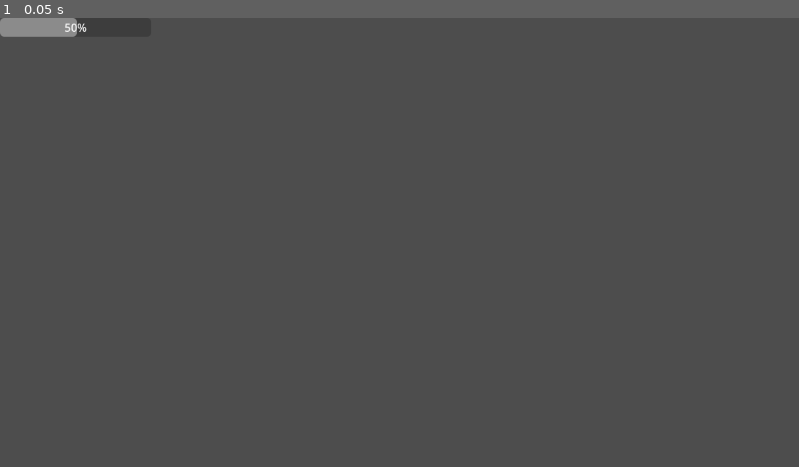
Above: before the commit, frame 1.
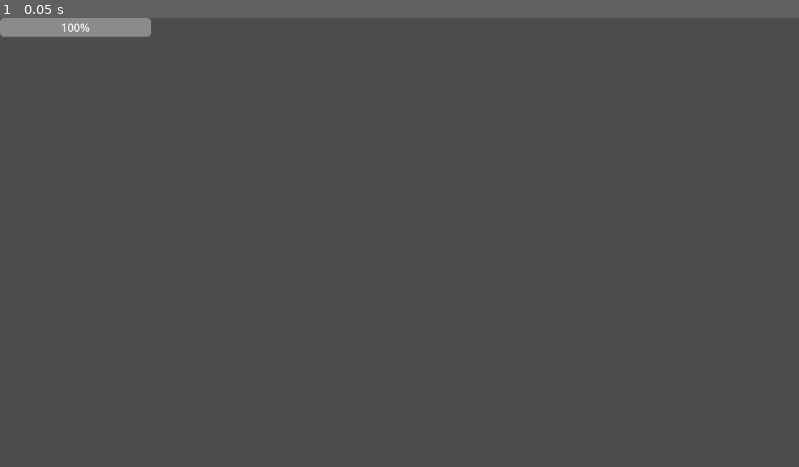
Above: after the commit, the same moment.

Repository: dueip/2024f_gamejam_misis
Game: Godot game, scene res://bar/progress_bar.tscn
Two runs of this game, one before a commit and one after it. Both use one fixed random seed, a clock stepped at 60 frames per second and the inputs below. This scene is started directly instead of the project's main scene.
Inputs:
- Up to frame 1 (0.05 s): no input

The runs differ from the first frame. In frame 1, 0.4% of the frame differs, in the area x 7-19%, y 0-5%.

Commit message:
make function names shorter

Diff:
--- a/bar/bar_resource.gd
+++ b/bar/bar_resource.gd
@@ -22,13 +22,13 @@
 	var new_bar = load("res://bar/bars/" + path_name + ".tres")
 	return new_bar
 
-func loseStamina(how_much: int):
+func lose(how_much: int):
 	value=value-how_much
 	emit_signal("updated")
 	emit_signal("updated_value",value)
 
 
-func gainStamina(how_much: int):
+func gain(how_much: int):
 	value=value+how_much
 	emit_signal("updated")
 	emit_signal("updated_value",value)
--- a/bar/progress_bar.tscn
+++ b/bar/progress_bar.tscn
@@ -1,16 +1,8 @@
-[gd_scene load_steps=4 format=3 uid="uid://cbkrux0053i8c"]
+[gd_scene load_steps=2 format=3 uid="uid://cbkrux0053i8c"]
 
 [ext_resource type="Script" path="res://bar/bar_ui.gd" id="1_3iofq"]
-[ext_resource type="Script" path="res://bar/bar_resource.gd" id="2_q7b7v"]
-
-[sub_resource type="Resource" id="Resource_62l77"]
-script = ExtResource("2_q7b7v")
-value = 50.0
-min_value = 0.0
-max_value = 100.0
 
 [node name="ProgressBar" type="ProgressBar"]
 offset_right = 218.0
 offset_bottom = 27.0
 script = ExtResource("1_3iofq")
-resource = SubResource("Resource_62l77")
